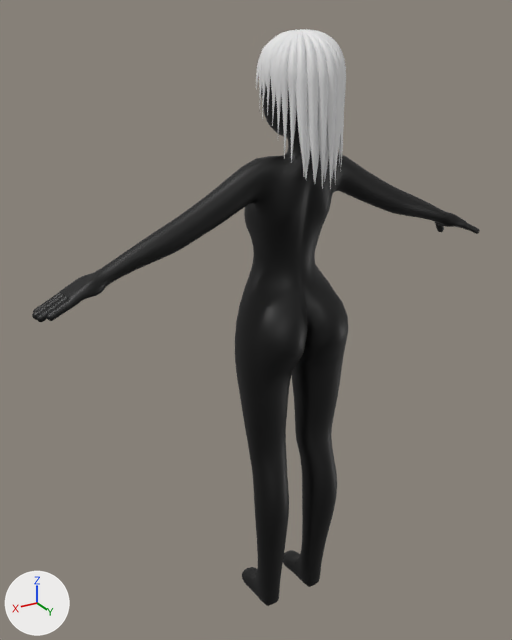
The glTF model android/assets/model/player/female.glb as it was, and as the next commit left it.
Before and after are seen from a 50 mm lens placed at (1.054, 1.571, 1.804), pointed at (0.068, -0.072, 0.983). Lighting does not change. The marker at lower left points along +X, +Y and +Z. Mesh edges are drawn as thin lines on the coarser meshes. Where no turn or scale is listed for an object, it has been applied to the vertices.

The older version as bpy lines, for what is in view:
```python
me_mesh = bpy.data.meshes.new('Mesh')
me_mesh.from_pydata(...)  # 6672 vertices, 13148 faces; spans x -0.72..0.72, y -0.12..0.15, z 0.0..1.76
me_mesh.materials.append(mat_matbase)
me_nurbspath = bpy.data.meshes.new('NurbsPath')
me_nurbspath.from_pydata(...)  # 4216 vertices, 7474 faces; spans x -0.106..0.103, y -0.091..0.159, z 1.403..1.773
me_nurbspath.materials.append(mat_mathair)  # white #e7e7e7
ob_mesh = bpy.data.objects.new('Mesh', me_mesh)
ob_mesh.location = (0.0, 0.0, 0.0)
ob_nurbspath = bpy.data.objects.new('NurbsPath', me_nurbspath)
ob_nurbspath.location = (0.0, 0.0, 0.0)
```
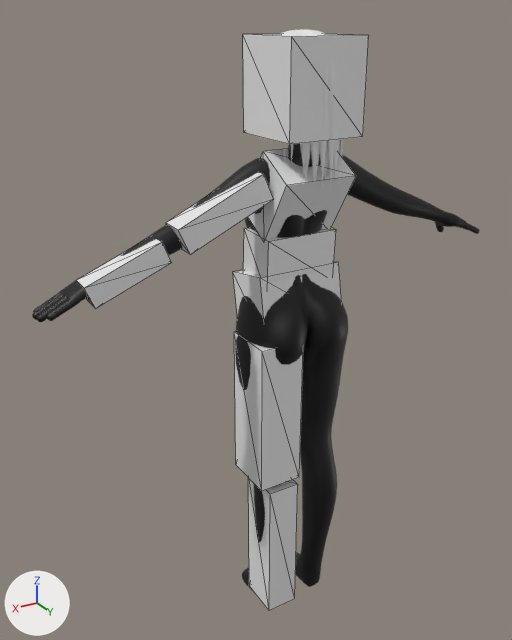
The change, as a diff of the scene's bpy script:
```diff
--- a/android/assets/model/player/female.glb.py
+++ b/android/assets/model/player/female.glb.py
@@ me_cube_008 @@
+me_cube_008.from_pydata([(-0.109, 0.061, -0.078), (-0.109, 0.067, 0.073), (0.109, 0.061, -0.078), (0.109, 0.067, 0.073), (-0.109, -0.067, -0.073), (-0.109, -0.061, 0.078), (0.109, -0.067, -0.073), (0.109, -0.061, 0.078)], [], [(0, 1, 3), (0, 3, 2), (2, 3, 7), (2, 7, 6), (6, 7, 5), (6, 5, 4), (4, 5, 1), (4, 1, 0), (2, 6, 4), (2, 4, 0), (7, 3, 1), (7, 1, 5)])
@@ me_cube_004 @@
+me_cube_004.from_pydata([(-0.13, 0.09, -0.075), (-0.13, 0.059, 0.102), (0.13, 0.09, -0.075), (0.13, 0.059, 0.102), (-0.13, -0.059, -0.102), (-0.13, -0.09, 0.075), (0.13, -0.059, -0.102), (0.13, -0.09, 0.075)], [], [(0, 1, 3), (0, 3, 2), (2, 3, 7), (2, 7, 6), (6, 7, 5), (6, 5, 4), (4, 5, 1), (4, 1, 0), (2, 6, 4), (2, 4, 0), (7, 3, 1), (7, 1, 5)])
@@ me_cube_003 @@
+me_cube_003.from_pydata([(-0.107, 0.003, -0.119), (-0.107, 0.107, 0.053), (0.107, 0.003, -0.119), (0.107, 0.107, 0.053), (-0.107, -0.107, -0.053), (-0.107, -0.003, 0.119), (0.107, -0.107, -0.053), (0.107, -0.003, 0.119)], [], [(0, 1, 3), (0, 3, 2), (2, 3, 7), (2, 7, 6), (6, 7, 5), (6, 5, 4), (4, 5, 1), (4, 1, 0), (2, 6, 4), (2, 4, 0), (7, 3, 1), (7, 1, 5)])
@@ me_cube_001 @@
+me_cube_001.from_pydata([(-0.11, 0.03, 0.011), (-0.088, 0.03, 0.067), (0.088, 0.03, -0.067), (0.11, 0.03, -0.011), (-0.11, -0.03, 0.011), (-0.088, -0.03, 0.067), (0.088, -0.03, -0.067), (0.11, -0.03, -0.011)], [], [(0, 1, 3), (0, 3, 2), (2, 3, 7), (2, 7, 6), (6, 7, 5), (6, 5, 4), (4, 5, 1), (4, 1, 0), (2, 6, 4), (2, 4, 0), (7, 3, 1), (7, 1, 5)])
@@ me_cube @@
+me_cube.from_pydata([(-0.134, 0.037, 0.02), (-0.103, 0.037, 0.087), (0.103, 0.037, -0.087), (0.134, 0.037, -0.02), (-0.134, -0.037, 0.02), (-0.103, -0.037, 0.087), (0.103, -0.037, -0.087), (0.134, -0.037, -0.02)], [], [(0, 1, 3), (0, 3, 2), (2, 3, 7), (2, 7, 6), (6, 7, 5), (6, 5, 4), (4, 5, 1), (4, 1, 0), (2, 6, 4), (2, 4, 0), (7, 3, 1), (7, 1, 5)])
@@ ob_colshape_hip_box_001 @@
+ob_colshape_hip_box_001 = bpy.data.objects.new('__colShape.Hip.Box.001', me_cube_008)
+ob_colshape_hip_box_001.location = (0.0, -0.007, 1.19)
@@ ob_colshape_head_box @@
+ob_colshape_head_box = bpy.data.objects.new('__colShape.Head.Box', me_cube_007)  # a box spanning x -0.11..0.11, y -0.108..0.108, z -0.118..0.118
+ob_colshape_head_box.location = (0.0, 0.043, 1.642)
@@ ob_colshape_leglower_l_box @@
+ob_colshape_leglower_l_box = bpy.data.objects.new('__colShape.LegLower.L.Box', me_cube_006)  # a box spanning x -0.049..0.049, y -0.063..0.063, z -0.225..0.225
+ob_colshape_leglower_l_box.location = (0.086, 0.058, 0.286)
@@ ob_colshape_legupper_l_box @@
+ob_colshape_legupper_l_box = bpy.data.objects.new('__colShape.LegUpper.L.Box', me_cube_005)  # a box spanning x -0.066..0.066, y -0.077..0.077, z -0.225..0.225
+ob_colshape_legupper_l_box.location = (0.096, 0.04, 0.755)
@@ ob_colshape_hip_box @@
+ob_colshape_hip_box = bpy.data.objects.new('__colShape.Hip.Box', me_cube_004)
+ob_colshape_hip_box.location = (0.0, -0.007, 1.061)
@@ ob_colshape_torso_box @@
+ob_colshape_torso_box = bpy.data.objects.new('__colShape.Torso.Box', me_cube_003)
+ob_colshape_torso_box.location = (0.0, 0.031, 1.371)
@@ ob_colshape_armlower_l_box @@
+ob_colshape_armlower_l_box = bpy.data.objects.new('__colShape.ArmLower.L.Box', me_cube_001)
+ob_colshape_armlower_l_box.location = (0.498, 0.037, 1.243)
@@ ob_colshape_armupper_l_box @@
+ob_colshape_armupper_l_box = bpy.data.objects.new('__colShape.ArmUpper.L.Box', me_cube)
+ob_colshape_armupper_l_box.location = (0.238, 0.04, 1.356)
```

Changed parts and their boxes [x1, y1, x2, y2] in the pictures (512 x 640 px):
'__colShape.Head.Box', added: after [243, 34, 369, 144]
'__colShape.LegUpper.L.Box', added: after [234, 331, 303, 491]
'__colShape.LegLower.L.Box', added: after [248, 478, 298, 611]
'__colShape.Torso.Box', added: after [248, 149, 356, 239]
'__colShape.Hip.Box.001', added: after [243, 227, 336, 283]
'__colShape.ArmUpper.L.Box', added: after [166, 172, 273, 255]
'__colShape.ArmLower.L.Box', added: after [76, 239, 172, 308]
'__colShape.Hip.Box', added: after [233, 261, 341, 319]
'NurbsPath', unchanged, covered by the edit: before [256, 29, 346, 189]; after [278, 29, 343, 189]
